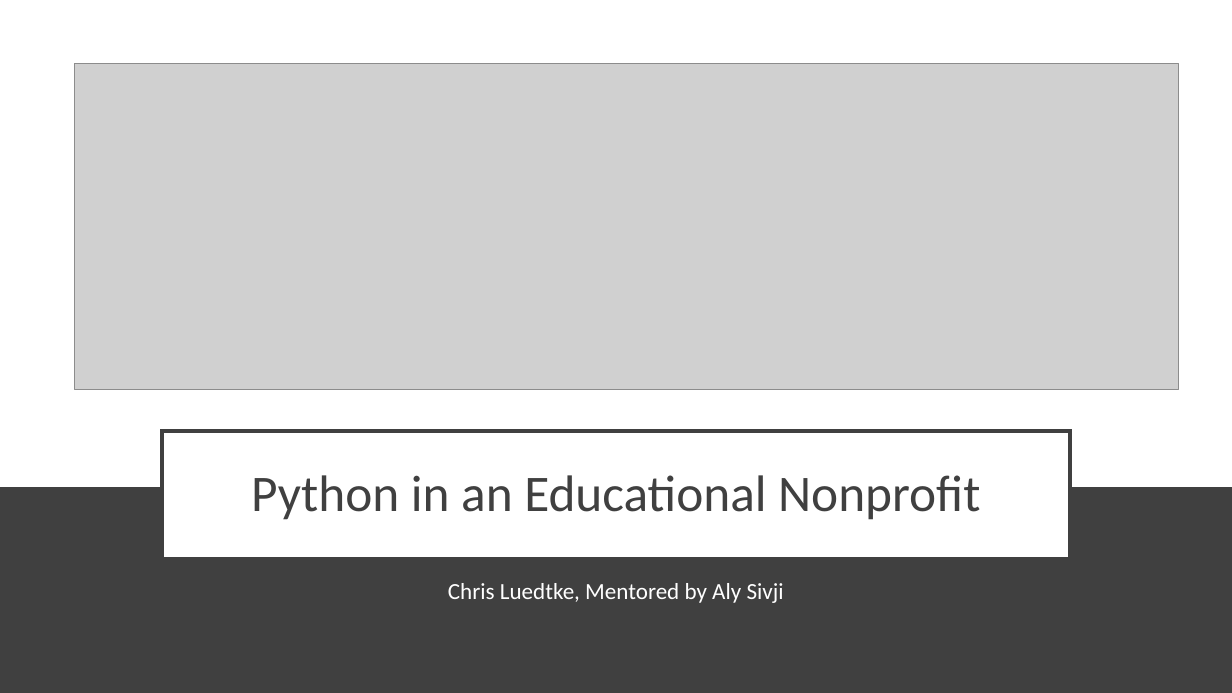
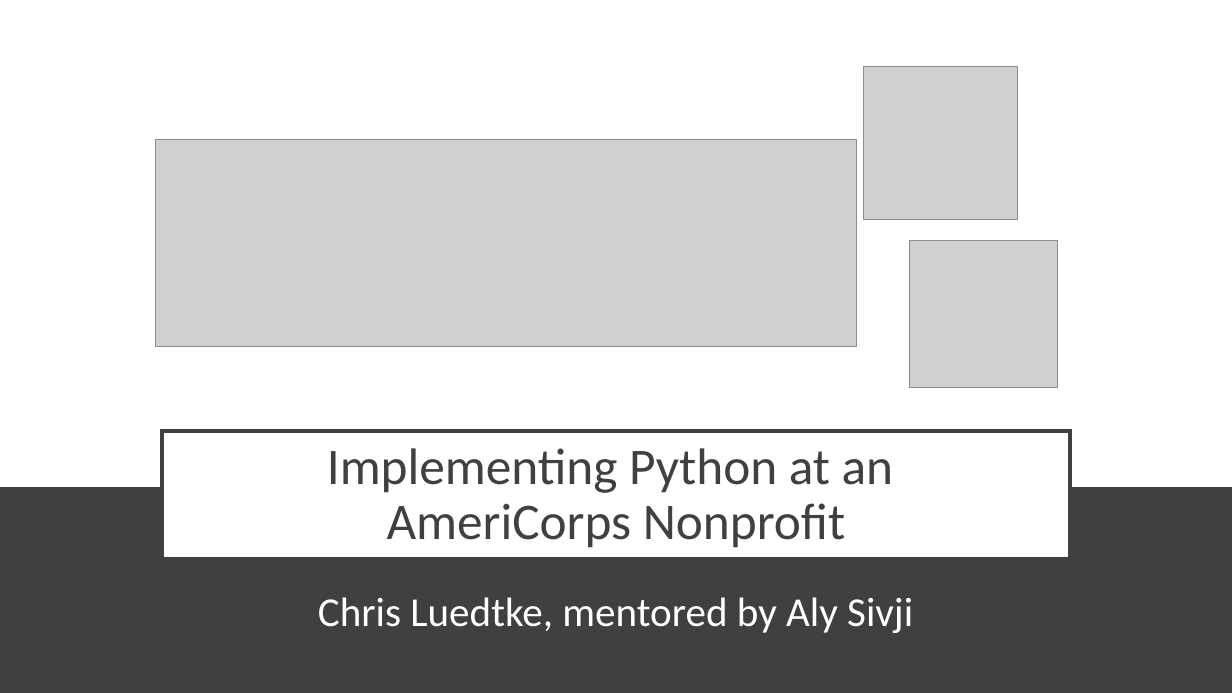
Before and after one commit to chrisluedtke/talks, a slide deck: slide 1 of 2018-06-14-ChiPy/Presentation.pptx. Drawn at 1232x693 pixels with LibreOffice and Linux fonts; fonts in the diff are those of the drawing; grey boxes stand for pictures. Boxes give left, top, right and bottom in pixels: in the first picture for what was removed or moved away, otherwise in the second. Text is boxed around its words. In the diff, an @@ line names an element or a change of style, - is before the commit and + after.

Commit message:
final update

```diff
--- a/2018-06-14-ChiPy/Presentation.pptx
+++ b/2018-06-14-ChiPy/Presentation.pptx
@@ picture added at [864, 67, 1018, 220] @@
@@ picture: place and size @@
-picture at [74, 64, 1178, 390]
+picture at [155, 140, 857, 347]
@@ picture added at [910, 241, 1058, 387] @@
@@ title at [327, 448, 893, 548]: text changed @@
-Python in an Educational Nonprofit
+Implementing Python at an
+AmeriCorps Nonprofit
@@ subtitle at [318, 597, 913, 633]: text changed; size 18 to 32 pt @@
-Chris Luedtke, Mentored by Aly Sivji
+Chris Luedtke, mentored by Aly Sivji
```
Also in this commit, not shown: 6 other slides changed.
